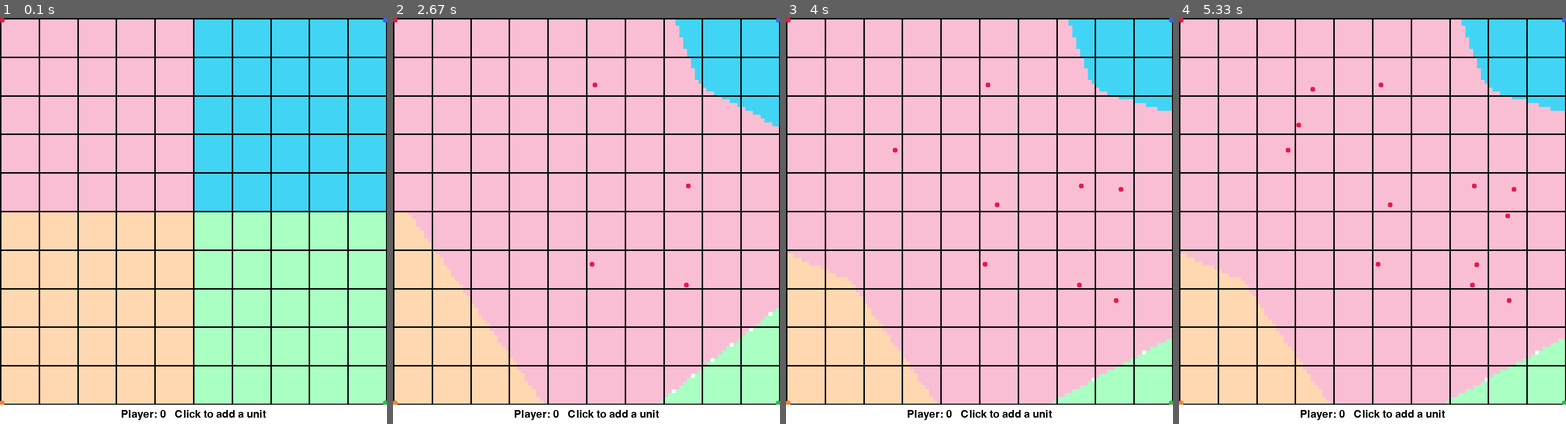
Above: before the commit, frames 1-4 (left to right).
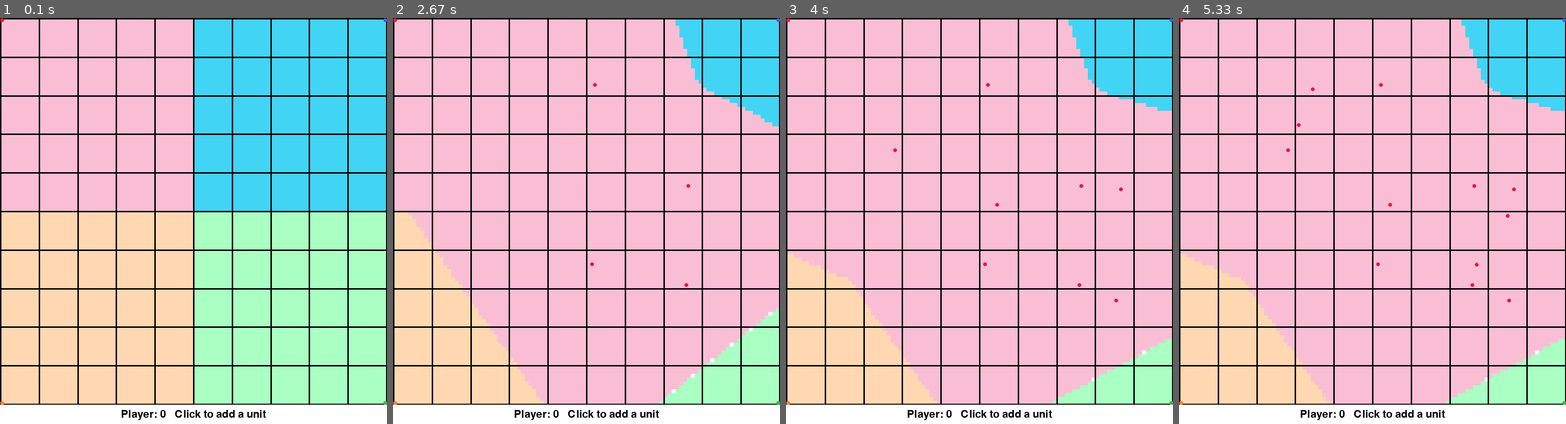
Above: after the commit, the same moments.

Repository: Shreeyak/COMS4444-Voronoi-Sim
Game: pygame game, started from main.py
Two runs of this game, one before a commit and one after it. Both use one fixed random seed, a clock stepped at 60 frames per second and the inputs below.
Inputs (mouse positions are in pixels of both pictures, inside the frame that each line leads up to):
- Up to frame 1 (0.1 s): no input
- Up to frame 2 (2.67 s): press the mouse at (586, 249) at 0.37 s; move the mouse to (540, 237) at 0.47 s; release the mouse at (493, 225) at 0.6 s; hold R 0.67-1.13 s; press the mouse at (586, 249) at 1.2 s; move the mouse to (590, 164) at 1.3 s; release the mouse at (594, 82) at 1.43 s; press the mouse at (586, 249) at 1.53 s; move the mouse to (590, 257) at 1.63 s; release the mouse at (590, 265) at 1.77 s; press the mouse at (586, 249) at 1.87 s; move the mouse to (636, 265) at 1.97 s; release the mouse at (687, 285) at 2.1 s; press the mouse at (586, 249) at 2.2 s; move the mouse to (636, 216) at 2.3 s; release the mouse at (687, 184) at 2.43 s; press the mouse at (586, 249) at 2.53 s; move the mouse to (656, 216) at 2.63 s
- Up to frame 3 (4 s): release the mouse at (1118, 188) at 2.77 s; press the mouse at (979, 249) at 2.87 s; move the mouse to (1049, 273) at 2.97 s; release the mouse at (1114, 302) at 3.1 s; press the mouse at (979, 249) at 3.2 s; move the mouse to (987, 225) at 3.3 s; release the mouse at (994, 204) at 3.43 s; press the mouse at (979, 249) at 3.53 s; move the mouse to (936, 200) at 3.63 s; release the mouse at (894, 147) at 3.77 s; press the mouse at (979, 249) at 3.87 s; move the mouse to (1033, 257) at 3.97 s
- Up to frame 4 (5.33 s): release the mouse at (1476, 265) at 4.1 s; press the mouse at (1372, 249) at 4.2 s; move the mouse to (1341, 168) at 4.3 s; release the mouse at (1310, 91) at 4.43 s; press the mouse at (1372, 249) at 4.53 s; move the mouse to (1442, 233) at 4.63 s; release the mouse at (1507, 216) at 4.77 s; press the mouse at (1372, 249) at 4.87 s; move the mouse to (1337, 184) at 4.97 s; release the mouse at (1298, 123) at 5.1 s; press the mouse at (1372, 249) at 5.2 s; move the mouse to (1360, 172) at 5.3 s

The runs differ from the first frame. In frame 1, less than 0.1% of the frame differs, in the area x 0-100%, y 0-96%; in frame 2, less than 0.1%; in frame 3, less than 0.1%; in frame 4, less than 0.1%.

Commit message:
Split the game state and rendering into separate clases

Diff:
--- a/main.py
+++ b/main.py
@@ -7,11 +7,13 @@
 import pygame
 
 from voronoi_map_state import VoronoiGameMap, Unit
+from voronoi_renderer import VoronoiRender
 
 
 def pygame_main(map_size, scale_px):
     """Main loop to run pygame"""
-    game_map = VoronoiGameMap(map_width=map_size, scale_px=scale_px, unit_px=5)
+    game_state = VoronoiGameMap(map_size=map_size)
+    renderer = VoronoiRender(map_size=map_size, scale_px=scale_px, unit_px=int(scale_px/2))
 
     pygame.init()
     caption = "COMS 4444: Voronoi"
@@ -20,8 +22,8 @@
     # pygame creates Surface objects on which it draws graphics. Surfaces can be layered on top of each other.
     # Add a section below the map for text
     text_h = 40  # Height of text info box
-    s_width = game_map.img_w
-    s_height = game_map.img_h + text_h
+    s_width = renderer.img_w
+    s_height = renderer.img_h + text_h
     screen = pygame.display.set_mode((s_width, s_height))  # Main screen surface. X-right, Y-down (not numpy format)
 
     font = pygame.font.SysFont(None, 32)
@@ -37,7 +39,8 @@
           f"  Default Mode: Click to add units")
 
     # Create a surface for the map from initial map img
-    occ_img = game_map.get_colored_occ_map()  # Map Surface size and type is initialized from this image
+    game_state.compute_occupancy_map()
+    occ_img = renderer.get_colored_occ_map(game_state.occupancy_map, game_state.units)  # Map Surface size and type is initialized from this image
     _occ_img = np.swapaxes(occ_img, 0, 1)  # Convert coords into pygame format
     occ_surf = pygame.pixelcopy.make_surface(_occ_img)
 
@@ -99,15 +102,13 @@
                 running = False
 
             elif event.type == pygame.MOUSEBUTTONUP:
-                if event.pos[1] > game_map.img_h:
+                if event.pos[1] > renderer.img_h:
                     continue  # Ignore clicks on the text area
 
                 # Add unit
-                pos = game_map.px_to_metric(event.pos[::-1])
-                game_map.add_units([Unit(curr_player, pos)])
-
-                _ = game_map.compute_occupancy_map()
-                occ_img = game_map.get_colored_occ_map()
+                pos = renderer.px_to_metric(event.pos[::-1])
+                game_state.add_units([Unit(curr_player, pos)])
+                game_state.compute_occupancy_map()
                 logging.debug(f"Added unit: Player: {curr_player}, Pos: {pos}")
 
             elif event.type == pygame.KEYDOWN:
@@ -122,11 +123,12 @@
 
                 elif event.key == pygame.K_r:
                     # Reset map
-                    game_map.reset_game()
-                    occ_img = game_map.get_colored_occ_map()
+                    game_state.reset_game()
+                    game_state.compute_occupancy_map()
                     logging.debug(f"Reset the map")
 
         # Update the occ map surface
+        occ_img = renderer.get_colored_occ_map(game_state.occupancy_map, game_state.units)
         pygame.pixelcopy.array_to_surface(occ_surf, np.swapaxes(occ_img, 0, 1))
 
         # Draw the map surface on the screen surface
--- a/voronoi_map_state.py
+++ b/voronoi_map_state.py
@@ -1,6 +1,5 @@
-from typing import Tuple, List, Optional
-
-import cv2
+from typing import Tuple, List
+
 import matplotlib as mpl
 import numpy as np
 import scipy
@@ -25,28 +24,18 @@
 
 
 class VoronoiGameMap:
-    def __init__(self, map_width=100, scale_px=10, unit_px=10):
+    def __init__(self, map_size=100):
         """Class for methods related to the game map.
         The map is 100x100 cells, each cell is 1km wide.
         Unit coordinates on the map can be floating point.
         """
-        self._MAP_W = map_width  # Width of the map in km. Each cell is 1km
-        # Visualization
-        self.scale_px = scale_px  # How many pixels wide each cell will be
-        self.unit_size_px = unit_px
-        self.grid_line_thickness = 2
-        self.img_h = self._MAP_W * self.scale_px
-        self.img_w = self._MAP_W * self.scale_px
-        # Colors from: https://sashamaps.net/docs/resources/20-colors/
-        self.player_back_colors = ['#fabed4', '#ffd8b1', '#aaffc3', '#42d4f4']
-        player_colors = ['#e6194B', '#f58231', '#3cb44b', '#4363d8']
-        self.player_colors = list(map(self._hex_to_rgb, player_colors))
+        self.map_size = map_size  # Width of the map in km. Each cell is 1km
 
         self.home_offset = 0.5  # Home bases are offset from corner by this amt
         self.spawn_loc = {0: (self.home_offset, self.home_offset),
-                          1: (self._MAP_W - self.home_offset, self.home_offset),
-                          2: (self._MAP_W - self.home_offset, self._MAP_W - self.home_offset),
-                          3: (self.home_offset, self._MAP_W - self.home_offset)}
+                          1: (self.map_size - self.home_offset, self.home_offset),
+                          2: (self.map_size - self.home_offset, self.map_size - self.home_offset),
+                          3: (self.home_offset, self.map_size - self.home_offset)}
 
         # Optimization
         self._num_contested_pts_check = 10  # Number of closest points to check in case of disputed cells.
@@ -54,19 +43,21 @@
         # Data
         self.cell_origins = self._get_cell_origins()
         # Unit Map: Each channel represents a player. If 1, then the player has a unit in that cell, 0 otherwise.
-        self.unit_map = np.zeros((self._MAP_W, self._MAP_W, 4), dtype=np.uint8)
+        self.unit_map = np.zeros((self.map_size, self.map_size, 4), dtype=np.uint8)
         self.unit_id = 1  # Unique ID for each point
-        self.unit_id_map = np.zeros((self._MAP_W, self._MAP_W, 4), dtype=np.uint8)  # Unit pos by ID
+        self.unit_id_map = np.zeros((self.map_size, self.map_size, 4), dtype=np.uint8)  # Unit pos by ID
         self.units = []  # List of all the units on the map
-        self._occupancy_map = None  # Stores the latest computed occupancy map
+        self.occupancy_map = None  # Which cells belong to which player
         self.reset_game()
+
+        # TODO: Separate func for killing units
+        #   Func that does full update
 
     def clear_board(self):
         """Remove all the units. Clear the associated data structures"""
         self.units = []
-        self.unit_map = np.zeros((self._MAP_W, self._MAP_W, 4), dtype=np.uint8)
-        self.unit_id_map = np.zeros((self._MAP_W, self._MAP_W, 4), dtype=np.uint8)
-
+        self.unit_map = np.zeros((self.map_size, self.map_size, 4), dtype=np.uint8)
+        self.unit_id_map = np.zeros((self.map_size, self.map_size, 4), dtype=np.uint8)
 
     def reset_game(self):
         """New Game"""
@@ -84,25 +75,21 @@
         Return:
             coords: Coords for each cell, indexed by cell location. np.ndarray, Shape: [100, 100, 2].
         """
-        x = np.arange(0.5, self._MAP_W, 1.0)
+        x = np.arange(0.5, self.map_size, 1.0)
         y = x.copy()
 
         xx, yy = np.meshgrid(x, y, indexing="ij")
         coords = np.stack((xx, yy), axis=-1)
         return coords
-
-    @staticmethod
-    def _hex_to_rgb(col: str = "#ffffff"):
-        return tuple(int(col.lstrip('#')[i:i + 2], 16) for i in (0, 2, 4))
 
     def add_units(self, units: List[Unit]):
         self.units.extend(units)
         for unit in units:
             x, y = unit.pos
-            if not 0 <= x < self._MAP_W:
-                raise ValueError(f"x out of range [0, {self._MAP_W}]: {x}")
-            if not 0 <= y < self._MAP_W:
-                raise ValueError(f"y out of range [0, {self._MAP_W}]: {y}")
+            if not 0 <= x < self.map_size:
+                raise ValueError(f"x out of range [0, {self.map_size}]: {x}")
+            if not 0 <= y < self.map_size:
+                raise ValueError(f"y out of range [0, {self.map_size}]: {y}")
 
             cx, cy = int(x), int(y)
 
@@ -123,11 +110,11 @@
         # TODO: Replace this is hashed unit list.
         # Get player-wise cell occupancy. If a cell has exactly 1 unit, it's occupied. More than 1, it's disputed.
         num_units = self.unit_map.sum(axis=2)
-        occupied_mask_2d = (num_units == 1).reshape((self._MAP_W, self._MAP_W, 1))
+        occupied_mask_2d = (num_units == 1).reshape((self.map_size, self.map_size, 1))
         occupied_mask_2d = np.logical_and(occupied_mask_2d, self.unit_map > 0)  # Shape: [N, N, 4]
 
         # 2D map that shows which cells are occupied by a player's unit. 4 means contested. 5 is uncomputed.
-        occ_map = np.ones((self._MAP_W, self._MAP_W), dtype=np.uint8) * 5
+        occ_map = np.ones((self.map_size, self.map_size), dtype=np.uint8) * 5
         occ_map[occupied_mask_2d[:, :, 0]] = 0
         occ_map[occupied_mask_2d[:, :, 1]] = 1
         occ_map[occupied_mask_2d[:, :, 2]] = 2
@@ -136,7 +123,7 @@
 
         return occ_map
 
-    def compute_occupancy_map(self) -> np.ndarray:
+    def compute_occupancy_map(self):
         """Calculates the occupancy status of each cell in the grid"""
 
         # Get coords of cells that are occupied due to units inside them
@@ -168,8 +155,8 @@
         not_disputed_cells = candidate_cell_pts[~disputed].astype(int)  # cell idx from coords of occupied cells
         occ_map[not_disputed_cells[:, 0], not_disputed_cells[:, 1]] = not_disputed_ids
 
-        self._occupancy_map = occ_map
-        return self._occupancy_map
+        self.occupancy_map = occ_map
+        return
 
     def _filter_disputes(self, occ_map, kdtree, disputed_cell_pts, radius_of_dispute, player_ids):
         """For each cell with multiple nearby neighbors, resolve dispute
@@ -210,82 +197,14 @@
                 self.add_units([unit])
         self.compute_occupancy_map()
 
-    def metric_to_px(self, pos: Tuple[float, float]) -> Tuple[int, int]:
-        """Convert metric unit pos to pixel location on img of grid"""
-        x, y = pos
-        if not 0 <= x <= self._MAP_W:
-            raise ValueError(f"x out of range [0, {self._MAP_W}]: {x}")
-        if not 0 <= y <= self._MAP_W:
-            raise ValueError(f"y out of range [0, {self._MAP_W}]: {y}")
-
-        px, py = map(lambda z: int(round(z * self.scale_px)), [x, y])
-        return px, py
-
-    def px_to_metric(self, pos_px: Tuple) -> Tuple[float, float]:
-        """Convert a pixel coord on map to metric"""
-        x, y = pos_px
-        if not 0 <= x <= self.img_h:
-            raise ValueError(f"x out of range [0, {self._MAP_W}]: {x}")
-        if not 0 <= y <= self.img_w:
-            raise ValueError(f"y out of range [0, {self._MAP_W}]: {y}")
-
-        px, py = map(lambda z: round(z / self.scale_px, 2), [x, y])
-        return px, py
-
-    def get_colored_occ_map(self,
-                            occ_map: Optional[np.ndarray] = None,
-                            draw_major_lines: bool = True,
-                            draw_units: bool = True):
-        """Visualizes an NxN Occupancy map for the voronoi game.
-        Each cell is assigned a number from 0-5: 0-3 represents a player occupying it, 4 means contested
-
-        NOTE: Occupancy map should be updated before calling this func
-        """
-        if occ_map is None:
-            occ_map = self._occupancy_map
-        assert len(occ_map.shape) == 2
-        assert occ_map.max() <= 5 and occ_map.min() >= 0
-
-        if occ_map.max() > 4:
-            print(f"WARNING: Occupancy status has not been computed for all cells in the grid")
-            occ_map[occ_map > 4] = 4
-
-        # Colormap
-        # Colors from https://sashamaps.net/docs/resources/20-colors/
-        cmap = mpl.colors.ListedColormap([*self.player_back_colors, '#ffffff'])
-        norm = mpl.colors.BoundaryNorm([-0.5, 0.5, 1.5, 2.5, 3.5, 4.5], 5)  # Discrete colors
-        grid_rgb = cmap(norm(occ_map))[:, :, :3]
-        grid_rgb = (grid_rgb * 255).astype(np.uint8)
-
-        # Upsample img
-        grid_rgb = cv2.resize(grid_rgb, None, fx=self.scale_px, fy=self.scale_px, interpolation=cv2.INTER_NEAREST)
-
-        if draw_major_lines:
-            h, w, _ = grid_rgb.shape
-            # Only show major grid lines (100x100 lines too fine) - max 10
-            cols = min(10, occ_map.shape[1])
-            col_line = (0, 0, 0)
-            thickness = self.grid_line_thickness
-            for x in np.linspace(start=int(thickness/2), stop=w - int(thickness/2), num=cols + 1):
-                x = int(round(x))
-                cv2.line(grid_rgb, (x, 0), (x, h), color=col_line, thickness=thickness)
-                cv2.line(grid_rgb, (0, x), (w, x), color=col_line, thickness=thickness)
-
-        if draw_units:
-            for unit in self.units:
-                if unit.status > 0:
-                    # Draw Circle for each unit
-                    pos_px = self.metric_to_px(unit.pos)
-                    cv2.circle(grid_rgb, pos_px[::-1], self.unit_size_px, self.player_colors[unit.player], -1)
-
-        return grid_rgb
-
 
 if __name__ == '__main__':
     from matplotlib import pyplot as plt
     mpl.use('TkAgg')  # For macOS. Change engine.
-
-    game_map = VoronoiGameMap(map_width=10, scale_px=60, unit_px=5)
+    from voronoi_renderer import VoronoiRender
+
+    game_map = VoronoiGameMap(map_size=10)
+    renderer = VoronoiRender(map_size=10, scale_px=60, unit_px=5)
 
     # Viz grid
     # Add 2 units to the same cell
@@ -311,11 +230,11 @@
     print("\nTest - Unit Occupancy Grid (5 = Not computed yet):\n", unit_occ_grid)
 
     # Full Occupancy Grid
-    occ_grid = game_map.compute_occupancy_map()
-    print("\nOccupancy Grid:\n", occ_grid)
+    game_map.compute_occupancy_map()
+    print("\nOccupancy Grid:\n", game_map.occupancy_map)
 
     # Plot and save
-    grid_rgb = game_map.get_colored_occ_map(occ_grid)
+    grid_rgb = renderer.get_colored_occ_map(game_map.occupancy_map, game_map.units)
     plt.imshow(grid_rgb)
     plt.show()
     # cv2.imwrite('images/grid_10x10_occupancy.png', cv2.cvtColor(grid_rgb, cv2.COLOR_RGB2BGR))
--- /dev/null
+++ b/voronoi_renderer.py
@@ -0,0 +1,108 @@
+from typing import Tuple, List, Optional
+
+import cv2
+import matplotlib as mpl
+import numpy as np
+
+
+class VoronoiRender:
+    def __init__(self, map_size: int, scale_px: int = 10, unit_px: int = 10):
+        """Class to render the game map and parse screen/game coords
+
+        Args:
+            map_size: Width of the map, in km. Each cell will be 1km wide.
+            scale_px: Each cell will be these many pixels wide
+            unit_px: Size of each unit in pixels
+        """
+        self.map_size = map_size  # Width of the map in km. Each cell is 1km
+
+        # Visualization
+        self.scale_px = scale_px  # How many pixels wide each cell will be
+        self.unit_size_px = unit_px
+        self.grid_line_thickness = 2
+        self.img_h = self.map_size * self.scale_px
+        self.img_w = self.map_size * self.scale_px
+
+        # Colors from: https://sashamaps.net/docs/resources/20-colors/
+        self.player_back_colors = ['#fabed4', '#ffd8b1', '#aaffc3', '#42d4f4']
+        player_colors = ['#e6194B', '#f58231', '#3cb44b', '#4363d8']
+        self.player_colors = list(map(self._hex_to_rgb, player_colors))
+
+    @staticmethod
+    def _hex_to_rgb(col: str = "#ffffff"):
+        return tuple(int(col.lstrip('#')[i:i + 2], 16) for i in (0, 2, 4))
+
+    def metric_to_px(self, pos: Tuple[float, float]) -> Tuple[int, int]:
+        """Convert metric unit pos (x, y) to pixel location on img of grid"""
+        x, y = pos
+        if not 0 <= x <= self.map_size:
+            raise ValueError(f"x out of range [0, {self.map_size}]: {x}")
+        if not 0 <= y <= self.map_size:
+            raise ValueError(f"y out of range [0, {self.map_size}]: {y}")
+
+        px, py = map(lambda z: int(round(z * self.scale_px)), [x, y])
+        return px, py
+
+    def px_to_metric(self, pos_px: Tuple) -> Tuple[float, float]:
+        """Convert a pixel coord on map to metric"""
+        px, py = pos_px
+        if not 0 <= px <= self.img_h:
+            raise ValueError(f"x out of range [0, {self.map_size}]: {px}")
+        if not 0 <= py <= self.img_w:
+            raise ValueError(f"y out of range [0, {self.map_size}]: {py}")
+
+        x, y = map(lambda z: round(z / self.scale_px, 2), [px, py])
+        return x, y
+
+    # noinspection PyArgumentList
+    def get_colored_occ_map(self,
+                            occ_map: np.ndarray,
+                            units: Optional[List],
+                            draw_major_lines: bool = True,
+                            draw_units: bool = True):
+        """Visualizes an NxN Occupancy map for the voronoi game.
+
+        Args:
+            occ_map: Occupancy map. Shape: [n, n].
+                Each cell is assigned a number from 0-4: 0-3 represents a player occupying it, 4 means contested
+            units: List of units (player and pos)
+            draw_major_lines: Draw grid lines
+            draw_units: Draw units
+
+        Return:
+            np.ndarray: The RGB image representing game state
+        """
+        assert len(occ_map.shape) == 2
+        if occ_map.min() < 0 or occ_map.max() > 4:
+            raise ValueError(f"Occupancy Map must contain values between 0-4")
+
+        # Map cell states to colors
+        # Colors from https://sashamaps.net/docs/resources/20-colors/
+        cmap = mpl.colors.ListedColormap([*self.player_back_colors, '#ffffff'])
+        norm = mpl.colors.BoundaryNorm([-0.5, 0.5, 1.5, 2.5, 3.5, 4.5], 5)  # 4 Discrete colors
+        grid_rgb = cmap(norm(occ_map))[:, :, :3]
+        grid_rgb = (grid_rgb * 255).astype(np.uint8)
+
+        # Upsample img
+        grid_rgb = cv2.resize(grid_rgb, None, fx=self.scale_px, fy=self.scale_px, interpolation=cv2.INTER_NEAREST)
+
+        # Draw stuff
+        if draw_major_lines:
+            h, w, _ = grid_rgb.shape
+            # Only show major grid lines (100x100 lines too fine) - max 10
+            cols = min(10, occ_map.shape[1])
+            col_line = (0, 0, 0)
+            thickness = self.grid_line_thickness
+            for x in np.linspace(start=int(thickness/2), stop=w - int(thickness/2), num=cols + 1):
+                x = int(round(x))
+                cv2.line(grid_rgb, (x, 0), (x, h), color=col_line, thickness=thickness)
+                cv2.line(grid_rgb, (0, x), (w, x), color=col_line, thickness=thickness)
+
+        if draw_units:
+            for unit in units:
+                if unit.status > 0:
+                    # Draw Circle for each unit
+                    pos_px = self.metric_to_px(unit.pos)
+                    cv2.circle(grid_rgb, pos_px[::-1], self.unit_size_px, self.player_colors[unit.player], -1)
+
+        return grid_rgb
